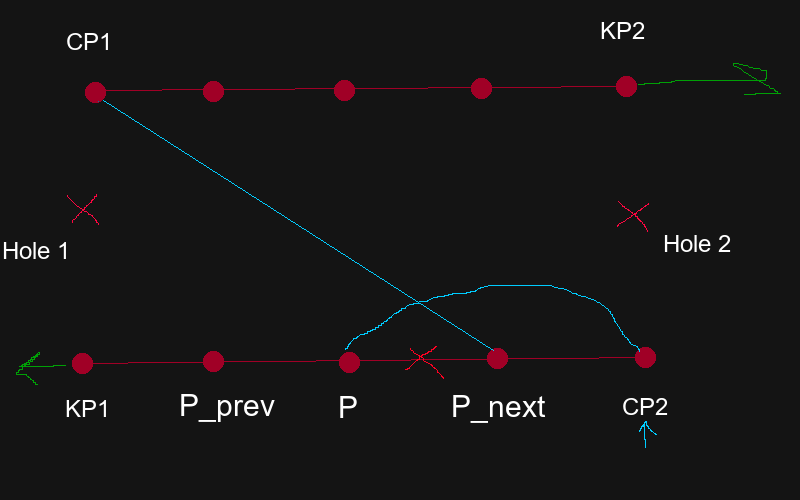
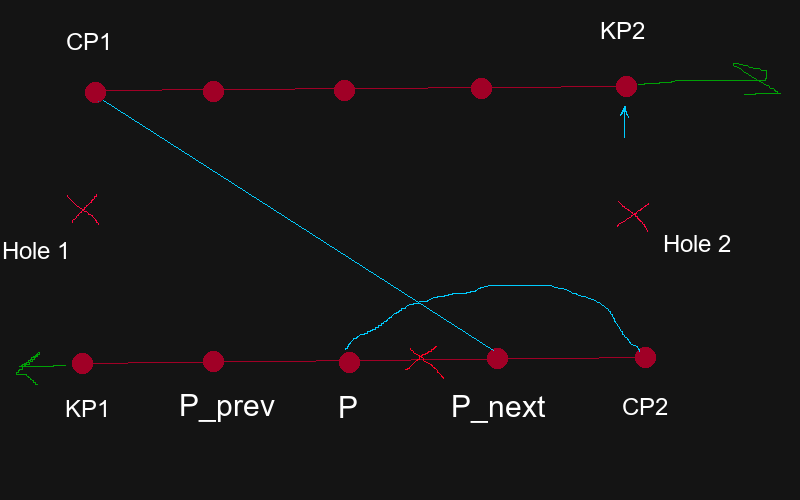
Layers edited between the first and the second 800px x 500px image:
painted on "Background" over [620, 106, 657, 448]
